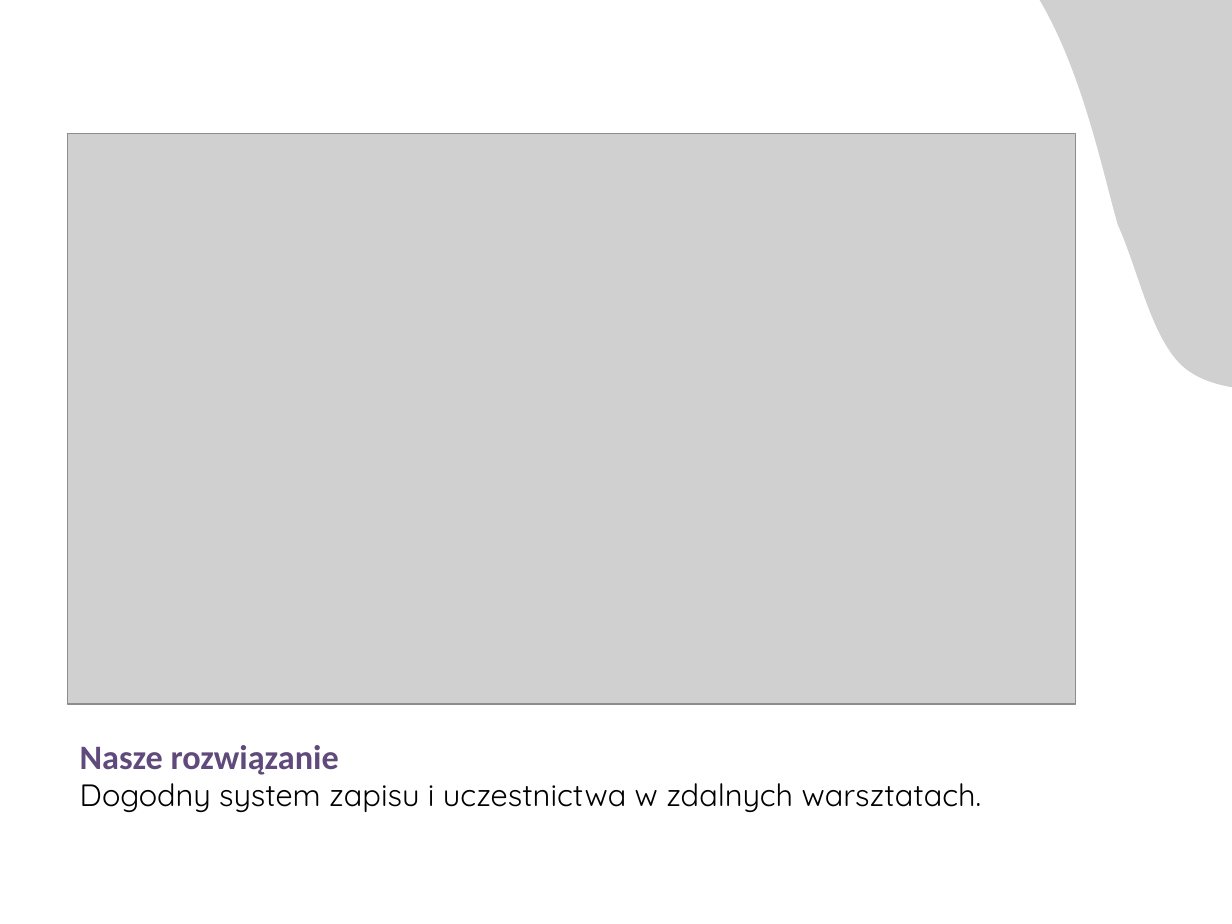
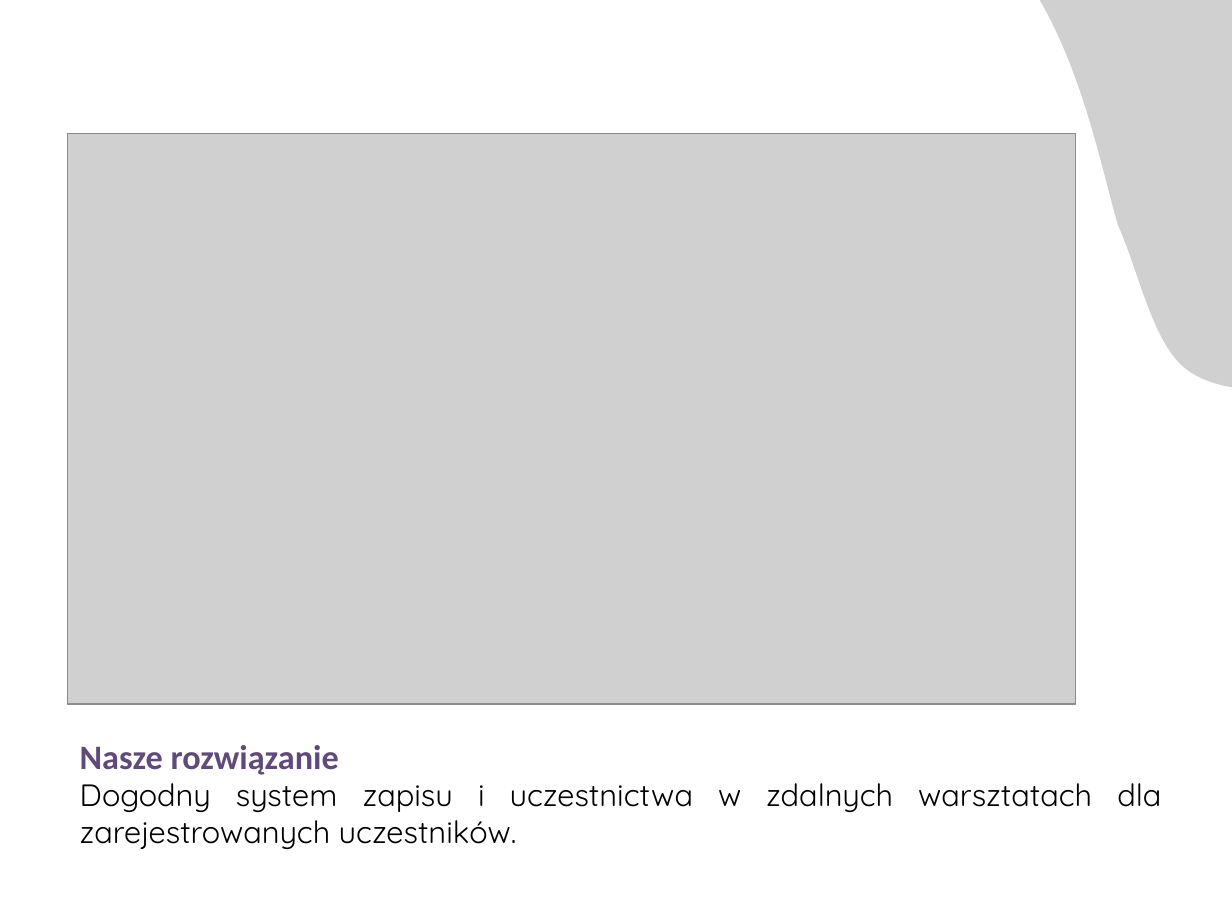
Before and after one commit to macbi/szydelko, a slide deck: slide 5 of Szydełko – platforma warsztatów rękodzieła online.pptx. Drawn at 1232x924 pixels with LibreOffice and Linux fonts; fonts in the diff are those of the drawing; grey boxes stand for pictures. Boxes give left, top, right and bottom in pixels: in the first picture for what was removed or moved away, otherwise in the second. Text is boxed around its words. In the diff, an @@ line names an element or a change of style, - is before the commit and + after.

```diff
--- a/Szydełko – platforma warsztatów rękodzieła online.pptx
+++ b/Szydełko – platforma warsztatów rękodzieła online.pptx
@@ text at (80,783,1161,849): text changed @@
-Dogodny system zapisu i uczestnictwa w zdalnych warsztatach.
+Dogodny system zapisu i uczestnictwa w zdalnych warsztatach dla zarejestrowanych uczestników.
```
Also in this commit, not shown: 1 other slide changed, 1 slide added, 1 other file.
